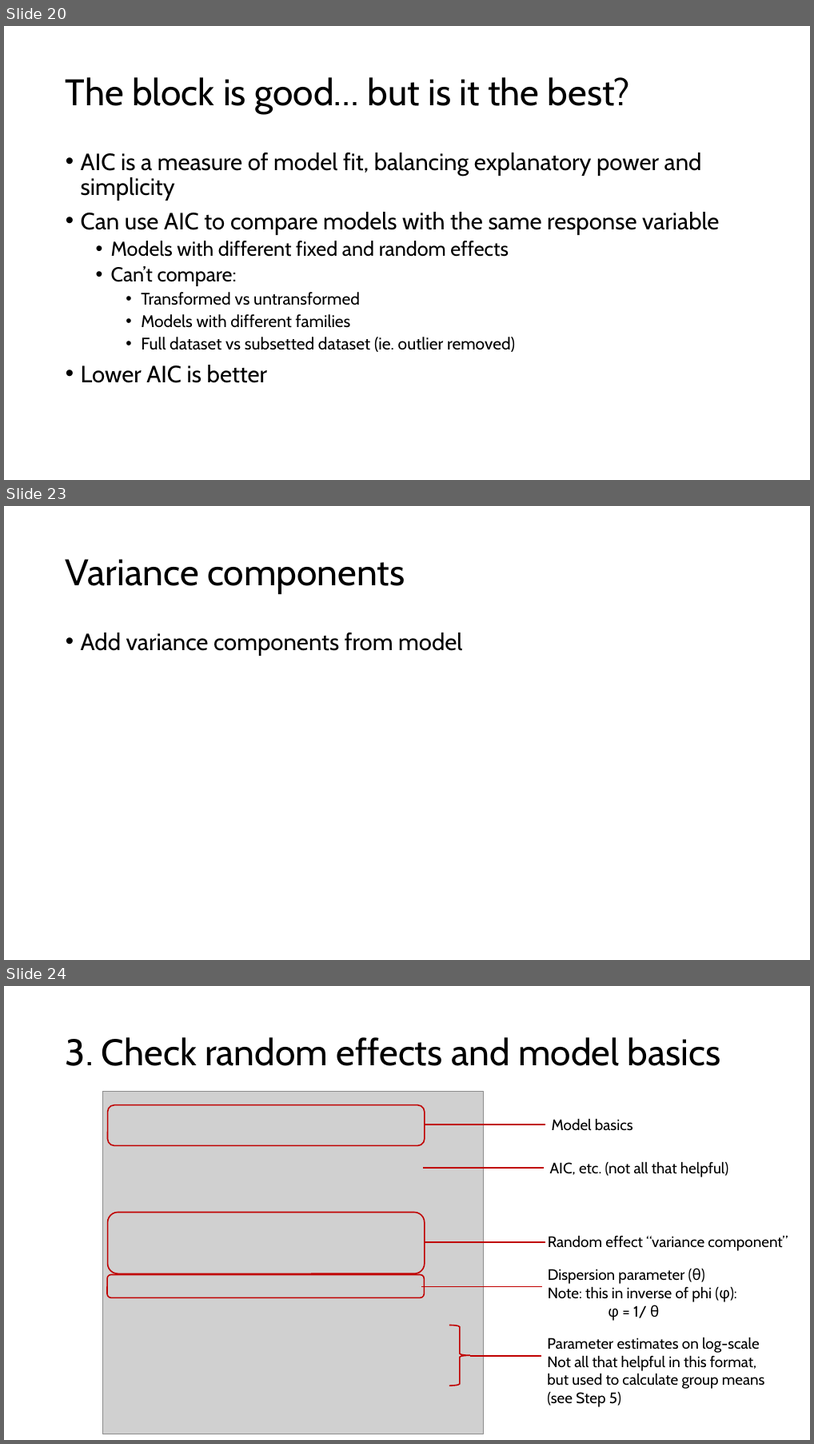
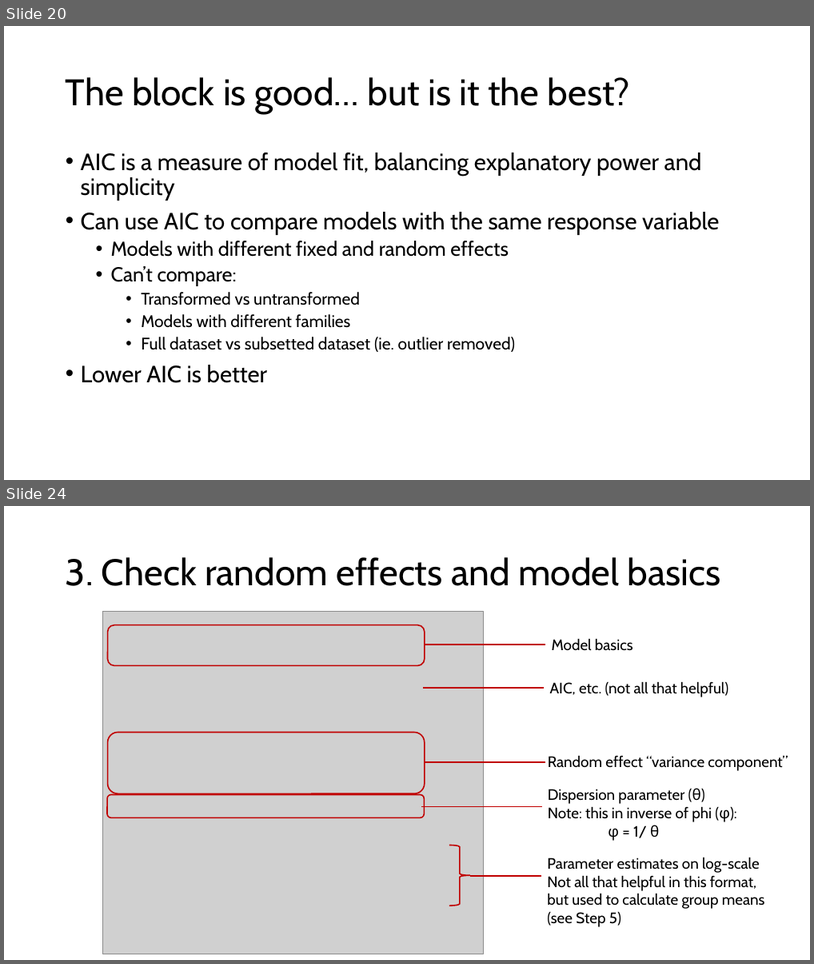
Before and after one commit to hahnp13/Workshops, a slide deck: Slides and materials/WorkedExample_GLMM_Counts.pptx. Shown one above the other, each under a label of ours: slides 20, 23 and 24 before the commit, slides 20 and 24 after it; the slides between them are not shown. The pictures are 814x1444 and 814x964 pixels, drawn with LibreOffice and Linux fonts; fonts in the diff are those of the drawing; grey boxes stand for pictures. Boxes give left, top, right and bottom in pixels: in the first picture for what was removed or moved away, otherwise in the second. Text is boxed around its words. In the diff, an @@ line names an element or a change of style, - is before the commit and + after.

```diff
--- a/Slides and materials/WorkedExample_GLMM_Counts.pptx
+++ b/Slides and materials/WorkedExample_GLMM_Counts.pptx
@@ slide 23 removed at (x1=4, y1=506, x2=810, y2=960), background #FFFFFF @@
@@ title removed at (x1=66, y1=559, x2=405, y2=594) @@
-Variance components
@@ text removed at (x1=81, y1=632, x2=462, y2=656) @@
-• Add variance components from model
```
Also in this commit, not shown: 5 slides changed, 1 slide added, 2 other files.
